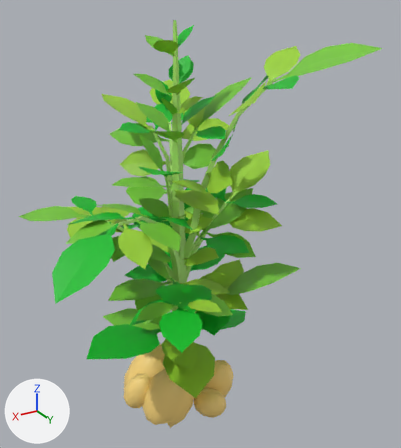
A saved change to the FBX model Assets/Assets/Models/Farm/bushes/mesh_stage4bush01.fbx.
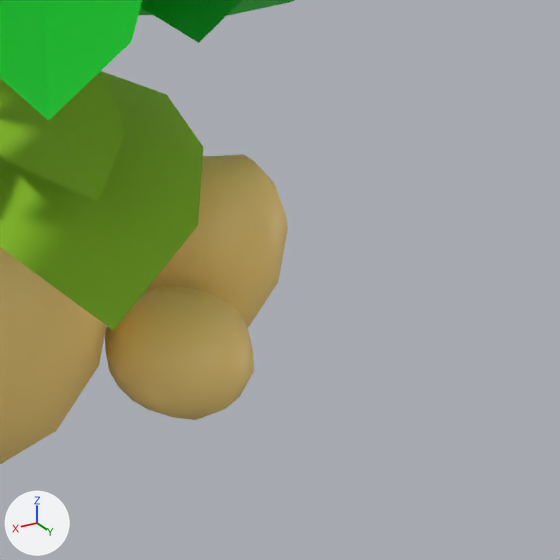
Old and new are each drawn whole from a 50 mm camera at (0.789, 1.454, 1.452) aimed at (-0.065, 0.031, 0.741) and again close up on the part from 43% to 73% of the width and 73% to 100% of the height. Every picture has the same lights, and +X, +Y and +Z are marked at lower left. Where no turn or scale is listed for an object, it has been applied to the vertices.

The older version as bpy lines, for what is in view:
```python
me_mesh = bpy.data.meshes.new('Mesh')
me_mesh.from_pydata(...)  # 2553 vertices, 2208 faces; spans x -0.428..0.492, y -0.468..0.45, z 0.044..1.363
# faces by material slot: [284, 528, 512, 260, 624]
me_mesh.materials.append(mat_mat_potato)  # yellow #ffdb80
me_mesh.materials.append(mat_mat_leafs_var02)  # green #9bd233
me_mesh.materials.append(mat_mat_leafs_var01)  # green #78ca37
me_mesh.materials.append(mat_mat_bushstem)  # green #b1e774
me_mesh.materials.append(mat_mat_leafs_var03)  # green #00bc25
ob_mesh_stage4bush01 = bpy.data.objects.new('mesh_stage4bush01', me_mesh)
ob_mesh_stage4bush01.location = (0.0, 0.0, 0.0)
```
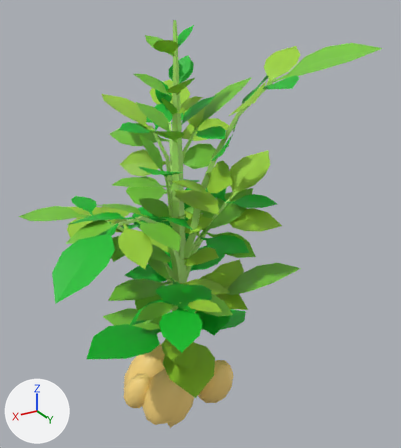
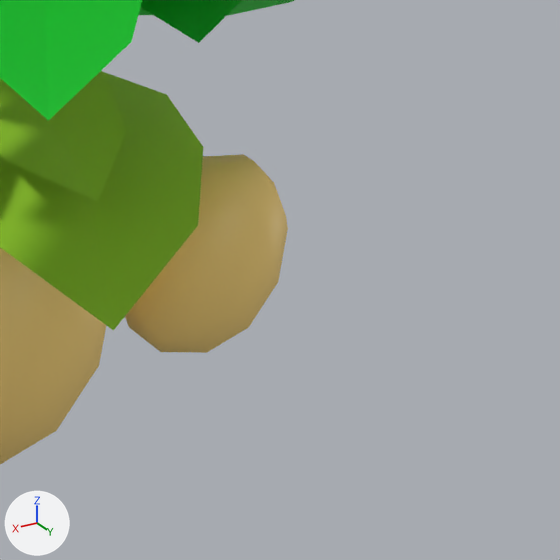
The newer file is also turned or shifted as a whole; pictures and numbers use the older file's frame.

Edits to the bpy script that builds the scene:
```text
Change me_mesh:
    where me_mesh.from_pydata(...)  # 2553 vertices, 2208 faces; spans x -0.428..0.492, y -0.468..0.45, z 0.044..1.363
    used by ob_mesh_stage4bush01; location = (0.0, 0.0, 0.0)
    me_mesh part 1: the loose piece of 61 vertices spanning x -0.072..0.025, y 0.093..0.229, z 0.072..0.182 is deleted
```

Location of each change, (x1, y1, x2, y2) in pixels of the close-ups (560 x 560 px):
part 1 of me_mesh, deleted (yellow): before (105, 284, 254, 420)
